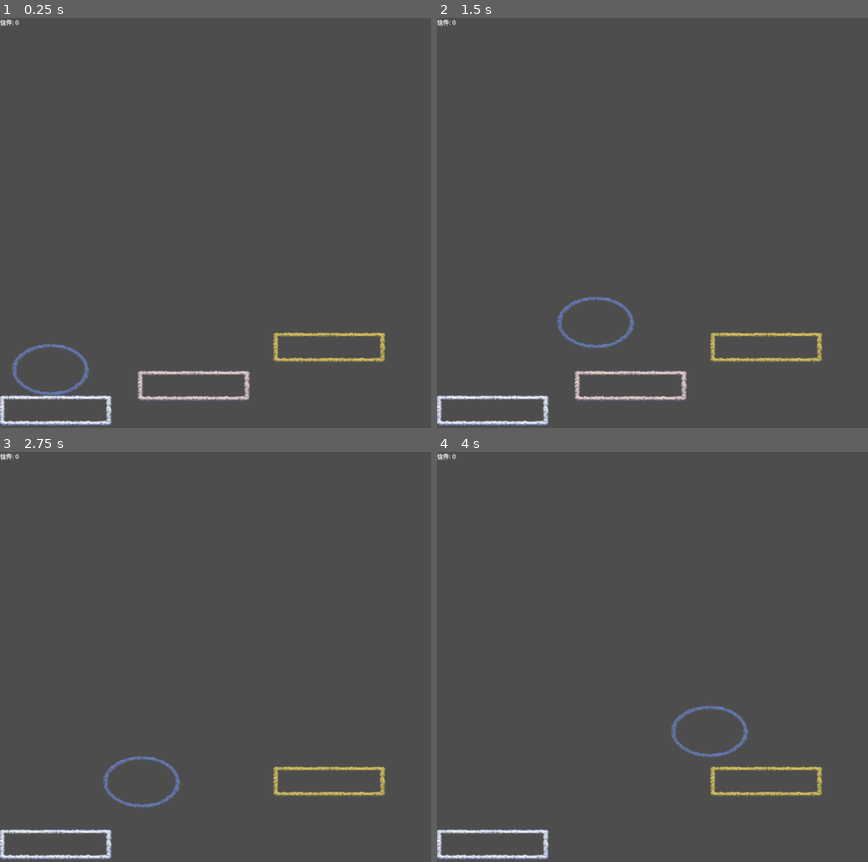
Above: before the commit, frames 1-4 (two rows, left to right).
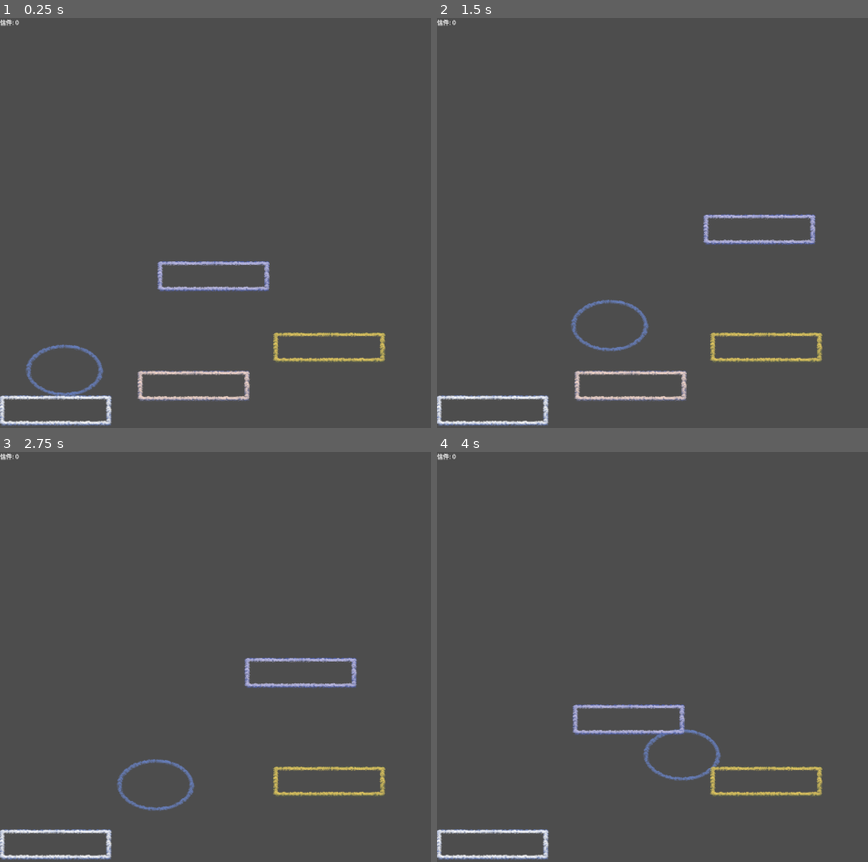
Above: after the commit, the same moments.

Repository: KuthorX/find-the-singer
Game: Godot game, scene res://basic_scene.tscn
Two runs of this game, one before a commit and one after it. Both use one fixed random seed, a clock stepped at 60 frames per second and the inputs below.
Inputs:
- Up to frame 1 (0.25 s): no input
- Up to frame 2 (1.5 s): tap Enter (ui_accept) at 0.5, 0.77 s; hold Right (ui_right) from 0.53 s (still down)
- Up to frame 3 (2.75 s): tap Enter (ui_accept) at 1.52 s; release Right (ui_right) at 2.03 s; hold Left (ui_left) from 2.03 s (still down)
- Up to frame 4 (4 s): release Left (ui_left) at 2.78 s; hold Right (ui_right) from 2.78 s (still down); tap Enter (ui_accept) at 3.02, 3.77 s

The runs differ from the first frame. In frame 1, 1.4% of the frame differs, in the area x 2-63%, y 59-93%; in frame 2, 1.4%, in the area x 27-88%, y 47-82%; in frame 3, 1.4%; in frame 4, 1.4%.

Commit message:
feat: MoveableFloor

Diff:
--- a/basic_scene.tscn
+++ b/basic_scene.tscn
@@ -1,14 +1,16 @@
-[gd_scene load_steps=12 format=3 uid="uid://3y1yfirmoqb5"]
+[gd_scene load_steps=15 format=3 uid="uid://3y1yfirmoqb5"]
 
 [ext_resource type="Script" uid="uid://bgyvlelyydjdx" path="res://scripts/Player.gd" id="1_2b24p"]
 [ext_resource type="Texture2D" uid="uid://crcjlyk0hi0iy" path="res://images/tiantian.png" id="2_r6pda"]
 [ext_resource type="Texture2D" uid="uid://dvm63t7ipvhxa" path="res://images/plat.png" id="4_m0p7j"]
 [ext_resource type="Script" uid="uid://c3vq4ujdi8iu2" path="res://scripts/FragileFloor.gd" id="6_5f4ac"]
+[ext_resource type="Script" uid="uid://wwij6i6vhrtm" path="res://scripts/MoveableFloor.gd" id="7_cxlks"]
 [ext_resource type="Script" uid="uid://da82rbkomc52u" path="res://scripts/GameState.gd" id="7_k5p4p"]
 [ext_resource type="Script" uid="uid://cr77jdmq78p1b" path="res://scripts/GUI_LetterBonus.gd" id="8_brn83"]
 
-[sub_resource type="RectangleShape2D" id="RectangleShape2D_yljlq"]
-size = Vector2(140, 208)
+[sub_resource type="CapsuleShape2D" id="CapsuleShape2D_cxlks"]
+radius = 62.0
+height = 190.00002
 
 [sub_resource type="RectangleShape2D" id="RectangleShape2D_r4pny"]
 size = Vector2(281, 71)
@@ -22,6 +24,12 @@
 [sub_resource type="RectangleShape2D" id="RectangleShape2D_cxlks"]
 size = Vector2(280, 66)
 
+[sub_resource type="RectangleShape2D" id="RectangleShape2D_alqpt"]
+size = Vector2(277, 66)
+
+[sub_resource type="RectangleShape2D" id="RectangleShape2D_r6pda"]
+size = Vector2(277, 68)
+
 [node name="Node2D" type="Node2D"]
 
 [node name="Camera2D" type="Camera2D" parent="."]
@@ -31,7 +39,7 @@
 script = ExtResource("7_k5p4p")
 
 [node name="Player" type="CharacterBody2D" parent="."]
-position = Vector2(131, 936)
+position = Vector2(168, 894)
 script = ExtResource("1_2b24p")
 JUMP_VELOCITY = -600.0
 
@@ -41,7 +49,7 @@
 [node name="CollisionShape2D" type="CollisionShape2D" parent="Player"]
 position = Vector2(2, 2)
 rotation = 1.5707964
-shape = SubResource("RectangleShape2D_yljlq")
+shape = SubResource("CapsuleShape2D_cxlks")
 
 [node name="GUI" type="Control" parent="."]
 layout_mode = 3
@@ -103,6 +111,31 @@
 [node name="AppearTimer" type="Timer" parent="FragileFloor"]
 wait_time = 3.0
 
+[node name="MoveableFloor" type="StaticBody2D" parent="."]
+position = Vector2(503, 706)
+script = ExtResource("7_cxlks")
+
+[node name="Sprite2D" type="Sprite2D" parent="MoveableFloor"]
+modulate = Color(0.75105435, 0.742458, 0.89835095, 1)
+texture = ExtResource("4_m0p7j")
+
+[node name="CollisionShape2D" type="CollisionShape2D" parent="MoveableFloor"]
+position = Vector2(1.5, -1)
+shape = SubResource("RectangleShape2D_alqpt")
+
+[node name="StartPoint" type="Marker2D" parent="MoveableFloor"]
+
+[node name="EndPoint" type="Marker2D" parent="MoveableFloor"]
+position = Vector2(459, -197)
+
+[node name="Area2D" type="Area2D" parent="MoveableFloor"]
+
+[node name="CollisionShape2D" type="CollisionShape2D" parent="MoveableFloor/Area2D"]
+position = Vector2(1.5, -2)
+shape = SubResource("RectangleShape2D_r6pda")
+
 [connection signal="body_entered" from="FragileFloor" to="FragileFloor" method="_on_body_entered"]
 [connection signal="timeout" from="FragileFloor/DisappearTimer" to="FragileFloor" method="_on_disappear_timer_timeout"]
 [connection signal="timeout" from="FragileFloor/AppearTimer" to="FragileFloor" method="_on_appear_timer_timeout"]
+[connection signal="body_entered" from="MoveableFloor/Area2D" to="MoveableFloor" method="_on_area_2d_body_entered"]
+[connection signal="body_exited" from="MoveableFloor/Area2D" to="MoveableFloor" method="_on_area_2d_body_exited"]
--- /dev/null
+++ b/scripts/MoveableFloor.gd
@@ -0,0 +1,20 @@
+extends StaticBody2D
+
+func _ready():
+	_set_tween()
+
+func _set_tween():
+	# 获取起止点节点（确保在编辑器中已设置）
+	var start_point = $StartPoint
+	var end_point = $EndPoint
+
+	var start_pos: Vector2 = to_global(start_point.position)
+	var end_pos: Vector2 = to_global(end_point.position)
+
+	# 创建 Tween
+	var tween: Tween = get_tree().create_tween()
+	tween.tween_property(self, "position", end_pos, 2.0).set_trans(Tween.TRANS_LINEAR).set_ease(Tween.EASE_IN_OUT)
+
+	# 可选：循环移动（从起点到终点，再回到起点）
+	tween.tween_property(self, "position", start_pos, 2.0)
+	tween.set_loops()  # 无限循环
Not shown, added: scripts/MoveableFloor.gd.uid
